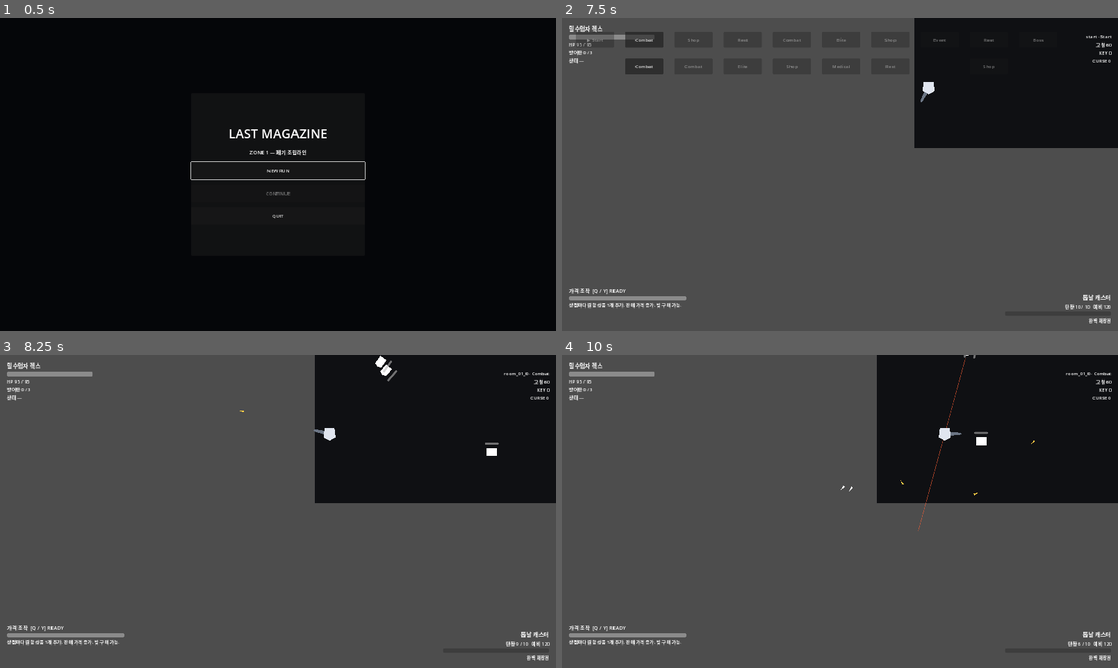
Above: before the commit, frames 1-4 (two rows, left to right).
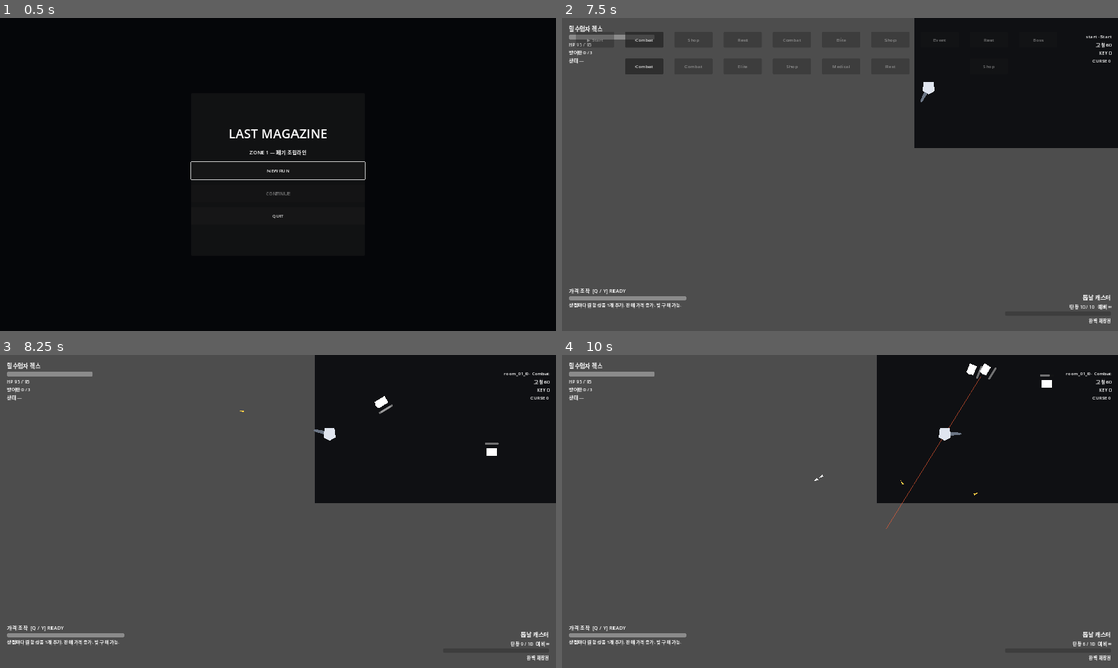
Above: after the commit, the same moments.

Repository: donly987647-max/Topdown-roguelite
Game: Godot game, scene res://scenes/main/RunMain.tscn
The game is run twice, just before and just after one commit, with the same random seed, the same clock (stepped at 60 frames per second) and the same inputs.
Inputs (mouse positions are in pixels of both pictures, inside the frame that each line leads up to):
- Up to frame 1 (0.5 s): no input
- Up to frame 2 (7.5 s): click "NEW RUN" at 0.5 s; click "정비공 마라 HP 100 SPD 100% 시작 무기:…" at 1.25 s; click "정비공 마라 HP 100 SPD 100% 시작 무기:…" at 2 s; click "탈주병 케인 HP 90 SPD 105% 시작 무기: …" at 2.75 s; click "탈주병 케인 HP 90 SPD 105% 시작 무기: …" at 3.5 s; click "실험체 노바 HP 80 SPD 100% 시작 무기: …" at 4.25 s; click "실험체 노바 HP 80 SPD 100% 시작 무기: …" at 5 s; click "밀수업자 렉스 HP 95 SPD 100% 시작 무기:…" at 5.75 s; click "밀수업자 렉스 HP 95 SPD 100% 시작 무기:…" at 6.5 s; click "RUN START" at 7.25 s
- Up to frame 3 (8.25 s): click "Combat" at 8 s
- Up to frame 4 (10 s): tap Enter (ui_accept) at 8.75, 9.02 s; move the mouse to (962, 495) at 8.77 s; hold D (move_right) 8.78-9.5 s; tap Q (character_active) at 8.85 s; click (962, 495) at 8.92 s; drag from (728, 527) to (1106, 433) at 9.52 s

Frame 1 is identical in both runs. In frame 2, less than 0.1% of the frame differs, in the area x 90-99%, y 91-94%; in frame 3, 0.3%; in frame 4, 0.5%, in the area x 45-99%, y 0-94%.

Commit message:
Fix first hands-on playtest blockers
Fullscreen presentation, post-combat-only route map, corrected enemy collision layers, infinite starter reserve ammo, regression CI, and documented playtest history.

Diff:
--- a/project.godot
+++ b/project.godot
@@ -10,9 +10,9 @@
 [display]
 window/size/viewport_width=1920
 window/size/viewport_height=1080
-window/size/window_width_override=1280
-window/size/window_height_override=720
+window/size/mode=3
 window/stretch/mode="canvas_items"
+window/stretch/aspect="expand"
 
 [rendering]
 renderer/rendering_method="gl_compatibility"
--- a/scenes/combat/EnemyProjectile.tscn
+++ b/scenes/combat/EnemyProjectile.tscn
@@ -8,7 +8,7 @@
 [node name="EnemyProjectile" type="Area2D"]
 script = ExtResource("1_enemy_projectile")
 collision_layer = 32
-collision_mask = 3 | 4
+collision_mask = 7
 monitoring = true
 monitorable = false
 
--- a/scenes/enemies/enemy_projectile.tscn
+++ b/scenes/enemies/enemy_projectile.tscn
@@ -7,6 +7,10 @@
 
 [node name="EnemyProjectile" type="Area2D"]
 script = ExtResource("1")
+collision_layer = 32
+collision_mask = 7
+monitoring = true
+monitorable = false
 
 [node name="CollisionShape2D" type="CollisionShape2D" parent="."]
 shape = SubResource("CircleShape_enemy_projectile")
--- a/scenes/enemies/zone1_melee.tscn
+++ b/scenes/enemies/zone1_melee.tscn
@@ -10,6 +10,8 @@
 
 [node name="Zone1Melee" type="CharacterBody2D"]
 script = ExtResource("1")
+collision_layer = 16
+collision_mask = 3
 
 [node name="CollisionShape2D" type="CollisionShape2D" parent="."]
 shape = SubResource("CircleShape_body")
@@ -18,6 +20,10 @@
 polygon = PackedVector2Array(-18, -14, 18, -14, 18, 14, -18, 14)
 
 [node name="AttackArea" type="Area2D" parent="."]
+collision_layer = 64
+collision_mask = 4
+monitoring = true
+monitorable = false
 
 [node name="CollisionShape2D" type="CollisionShape2D" parent="AttackArea"]
 shape = SubResource("CircleShape_attack")
--- a/scenes/enemies/zone1_ranged.tscn
+++ b/scenes/enemies/zone1_ranged.tscn
@@ -8,6 +8,8 @@
 
 [node name="Zone1Ranged" type="CharacterBody2D"]
 script = ExtResource("1")
+collision_layer = 16
+collision_mask = 3
 projectile_scene = ExtResource("2")
 mechanical = true
 biological = false
--- a/scenes/player/Player.tscn
+++ b/scenes/player/Player.tscn
@@ -37,6 +37,7 @@
 [node name="CombatController" type="Node2D" parent="AimPivot"]
 script = ExtResource("2_controller")
 projectile_scene = ExtResource("3_projectile")
+infinite_reserve_ammo = true
 
 [node name="Muzzle" type="Marker2D" parent="AimPivot/CombatController"]
 position = Vector2(58, 0)
--- a/scripts/ui/run_ui_binder.gd
+++ b/scripts/ui/run_ui_binder.gd
@@ -28,10 +28,12 @@
 	coordinator.reward_panel_requested.connect(_on_reward_choices)
 	coordinator.route_panel_requested.connect(_on_route_choices)
 	coordinator.map_state_changed.connect(_on_map_state_changed)
+	coordinator.room_transition_started.connect(_on_room_transition_started)
 	map_panel.route_selected.connect(_on_route_selected)
 	reward_panel.reward_selected.connect(_on_reward_selected)
 	if bootstrap != null:
-		if combat_hud != null: combat_hud.configure(bootstrap)
+		if combat_hud != null:
+			combat_hud.configure(bootstrap)
 		if facility_panel != null:
 			facility_panel.configure(bootstrap)
 			facility_panel.modal_state_changed.connect(func(_open: bool): _refresh_gameplay_input())
@@ -39,21 +41,24 @@
 	return true
 
 func _unhandled_input(event: InputEvent) -> void:
-	if map_panel == null or coordinator == null:
+	if map_panel == null:
 		return
-	if event.is_action_pressed("toggle_map") and not reward_panel.visible and (facility_panel == null or not facility_panel.visible):
-		map_panel.visible = not map_panel.visible
-		if map_panel.visible:
-			_on_map_state_changed({})
+	# The full route graph is a post-combat decision screen, never an in-combat overlay.
+	# `toggle_map` is intentionally consumed during active gameplay until a dedicated
+	# combat minimap (GDD 47.1) is implemented separately.
+	if event.is_action_pressed("toggle_map"):
+		if _route_selection_required and map_panel.visible:
 			map_panel.focus_first_available()
-		_refresh_gameplay_input()
 		get_viewport().set_input_as_handled()
-	elif event.is_action_pressed("ui_cancel") and map_panel.visible and not _route_selection_required:
+		return
+	if event.is_action_pressed("ui_cancel") and map_panel.visible and not _route_selection_required:
 		map_panel.visible = false
 		_refresh_gameplay_input()
 		get_viewport().set_input_as_handled()
 
 func _on_reward_choices(choices: Array[RewardOffer]) -> void:
+	_route_selection_required = false
+	map_panel.visible = false
 	reward_panel.present(choices)
 	_refresh_gameplay_input()
 
@@ -63,6 +68,8 @@
 		map_panel.visible = true
 		_on_map_state_changed({})
 		map_panel.focus_first_available()
+	else:
+		map_panel.visible = false
 	_refresh_gameplay_input()
 
 func _on_reward_selected(index: int) -> void:
@@ -73,6 +80,12 @@
 func _on_route_selected(room_id: StringName) -> void:
 	if coordinator.choose_route(room_id):
 		_route_selection_required = false
+		map_panel.visible = false
+	_refresh_gameplay_input()
+
+func _on_room_transition_started(_room_id: StringName) -> void:
+	_route_selection_required = false
+	if map_panel != null:
 		map_panel.visible = false
 	_refresh_gameplay_input()
 
--- a/scripts/weapons/starter_weapon_runtime.gd
+++ b/scripts/weapons/starter_weapon_runtime.gd
@@ -20,6 +20,7 @@
 	weapon.magazine_capacity = maxi(1, int(stats.get("magazine_size", weapon.magazine_capacity)))
 	weapon.reload_duration = maxf(0.05, float(stats.get("reload_time", weapon.reload_duration)))
 	weapon.uses_heat = bool(stats.get("uses_heat", weapon.uses_heat))
+	weapon.set_infinite_reserve(true)
 	weapon.ammo = weapon.magazine_capacity
 	weapon.reserve_ammo = maxi(weapon.reserve_ammo, weapon.starting_reserve_ammo)
 	weapon.call("_reset_frame_state")
--- /dev/null
+++ b/tools/first_playtest_regression_smoke.gd
@@ -0,0 +1,96 @@
+extends SceneTree
+
+var failures: Array[String] = []
+
+func _initialize() -> void:
+	_test_fullscreen_contract()
+	_test_player_projectile_enemy_collision_contract()
+	_test_enemy_attack_collision_contract()
+	_test_infinite_starter_ammo_contract()
+	_test_route_map_visibility_contract()
+	if failures.is_empty():
+		print("FIRST_PLAYTEST_REGRESSION_SMOKE_OK")
+		quit(0)
+		return
+	for failure in failures:
+		push_error(failure)
+	quit(1)
+
+func _test_fullscreen_contract() -> void:
+	_assert(int(ProjectSettings.get_setting("display/window/size/mode", 0)) == 3, "desktop build must start fullscreen")
+	_assert(String(ProjectSettings.get_setting("display/window/stretch/aspect", "")) == "expand", "desktop stretch aspect must expand to the available display")
+
+func _test_player_projectile_enemy_collision_contract() -> void:
+	var projectile_scene := load("res://scenes/combat/Projectile.tscn") as PackedScene
+	var melee_scene := load("res://scenes/enemies/zone1_melee.tscn") as PackedScene
+	var ranged_scene := load("res://scenes/enemies/zone1_ranged.tscn") as PackedScene
+	_assert(projectile_scene != null and melee_scene != null and ranged_scene != null, "combat scenes must load")
+	if projectile_scene == null or melee_scene == null or ranged_scene == null:
+		return
+	var projectile := projectile_scene.instantiate() as Area2D
+	var melee := melee_scene.instantiate() as CharacterBody2D
+	var ranged := ranged_scene.instantiate() as CharacterBody2D
+	_assert((projectile.collision_mask & 16) != 0, "player projectile must scan EnemyBody layer")
+	_assert((melee.collision_layer & 16) != 0, "melee enemy must live on EnemyBody layer")
+	_assert((ranged.collision_layer & 16) != 0, "ranged enemy must live on EnemyBody layer")
+	projectile.free()
+	melee.free()
+	ranged.free()
+
+func _test_enemy_attack_collision_contract() -> void:
+	var melee_scene := load("res://scenes/enemies/zone1_melee.tscn") as PackedScene
+	var enemy_projectile_scene := load("res://scenes/enemies/enemy_projectile.tscn") as PackedScene
+	if melee_scene == null or enemy_projectile_scene == null:
+		_assert(false, "enemy attack scenes must load")
+		return
+	var melee := melee_scene.instantiate() as CharacterBody2D
+	var attack_area := melee.get_node("AttackArea") as Area2D
+	var enemy_projectile := enemy_projectile_scene.instantiate() as Area2D
+	_assert((attack_area.collision_layer & 64) != 0, "melee attack area must use EnemyAttack layer")
+	_assert((attack_area.collision_mask & 4) != 0, "melee attack area must scan PlayerHurtbox")
+	_assert((enemy_projectile.collision_layer & 32) != 0, "enemy projectile must use EnemyProjectile layer")
+	_assert((enemy_projectile.collision_mask & 4) != 0, "enemy projectile must scan PlayerHurtbox")
+	melee.free()
+	enemy_projectile.free()
+
+func _test_infinite_starter_ammo_contract() -> void:
+	var player_scene := load("res://scenes/player/Player.tscn") as PackedScene
+	if player_scene == null:
+		_assert(false, "player scene must load")
+		return
+	var player := player_scene.instantiate() as Player
+	root.add_child(player)
+	var weapon := player.get_node("AimPivot/CombatController") as WeaponController
+	_assert(weapon != null and weapon.infinite_reserve_ammo, "player starter weapon must have infinite reserve ammo")
+	if weapon != null:
+		weapon.ammo = 0
+		weapon.reserve_ammo = 0
+		_assert(weapon.start_reload(), "empty starter weapon must still be able to reload with zero reserve")
+	player.queue_free()
+
+func _test_route_map_visibility_contract() -> void:
+	var ui_scene := load("res://scenes/ui/run_ui_root.tscn") as PackedScene
+	if ui_scene == null:
+		_assert(false, "run UI scene must load")
+		return
+	var ui := ui_scene.instantiate()
+	root.add_child(ui)
+	var binder := ui.get_node("Binder") as RunUiBinder
+	var map_panel := ui.get_node("RunMapPanel") as RunMapPanel
+	binder.map_panel = map_panel
+	binder.reward_panel = ui.get_node("RewardChoicePanel") as RewardChoicePanel
+	binder.facility_panel = ui.get_node("FacilityPanel") as FacilityPanel
+	binder.coordinator = RunSceneCoordinator.new()
+	map_panel.visible = false
+	var toggle := InputEventAction.new()
+	toggle.action = &"toggle_map"
+	toggle.pressed = true
+	binder._unhandled_input(toggle)
+	_assert(not map_panel.visible, "full route map must not open during active combat")
+	binder._on_route_choices([&"next_room"])
+	_assert(map_panel.visible, "route map must open when post-combat route selection is requested")
+	ui.queue_free()
+
+func _assert(condition: bool, message: String) -> void:
+	if not condition:
+		failures.append(message)
Not shown, changed: .github/workflows/godot-4-7-validation.yml
Not shown, changed: PROJECT.md
Not shown, changed: docs/GDD_COVERAGE.md
Not shown, added: docs/playtests/2026-08-02-first-launch-blockers.md
